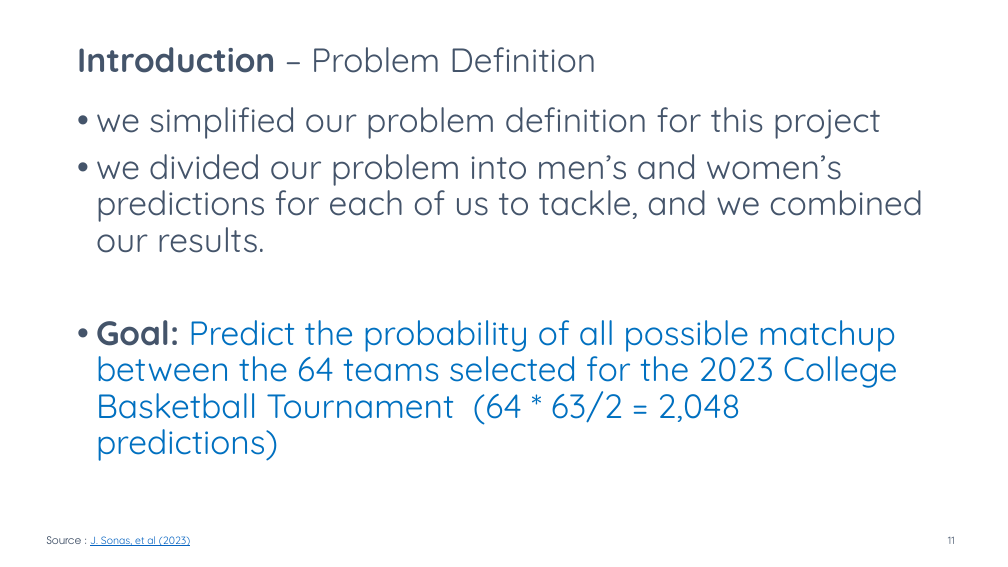
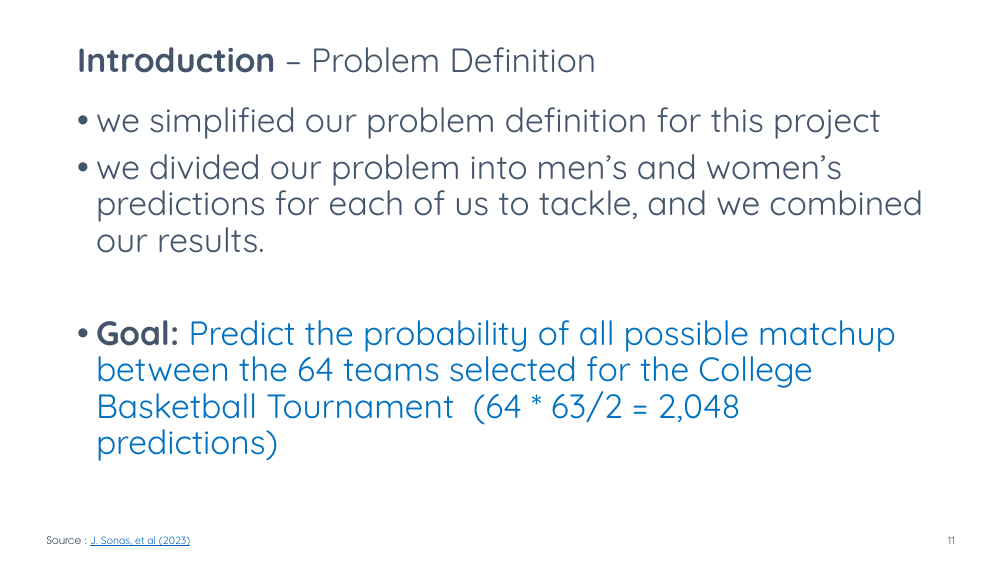
Before and after one commit to tsurgene/ncaa-forecast-project, a slide deck: slide 11 of project-presentation.pptx. Drawn at 1008x567 pixels with LibreOffice and Linux fonts; fonts in the diff are those of the drawing. Boxes give left, top, right and bottom in pixels: in the first picture for what was removed or moved away, otherwise in the second. Text is boxed around its words. In the diff, an @@ line names an element or a change of style, - is before the commit and + after.

```diff
--- a/project-presentation.pptx
+++ b/project-presentation.pptx
@@ text at (96, 320, 896, 461): text changed @@
-• Goal: Predict the probability of all possible matchup between the 64 teams selected for the 2023 College Basketball Tournament (64 * 63/2 = 2,048 predictions)
+• Goal: Predict the probability of all possible matchup between the 64 teams selected for the College Basketball Tournament (64 * 63/2 = 2,048 predictions)
```
Also in this commit, not shown: 4 other slides changed, 21 other files.
